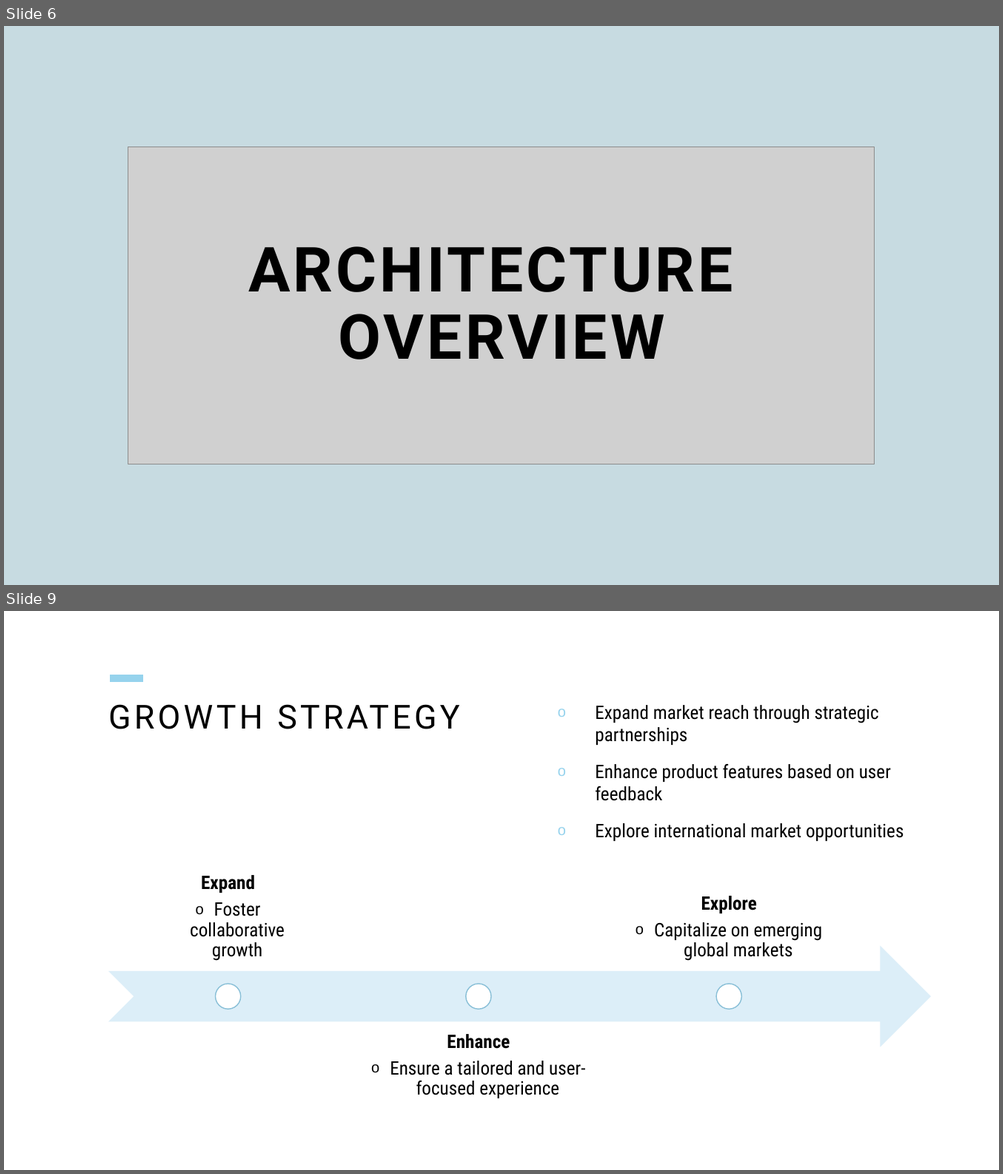
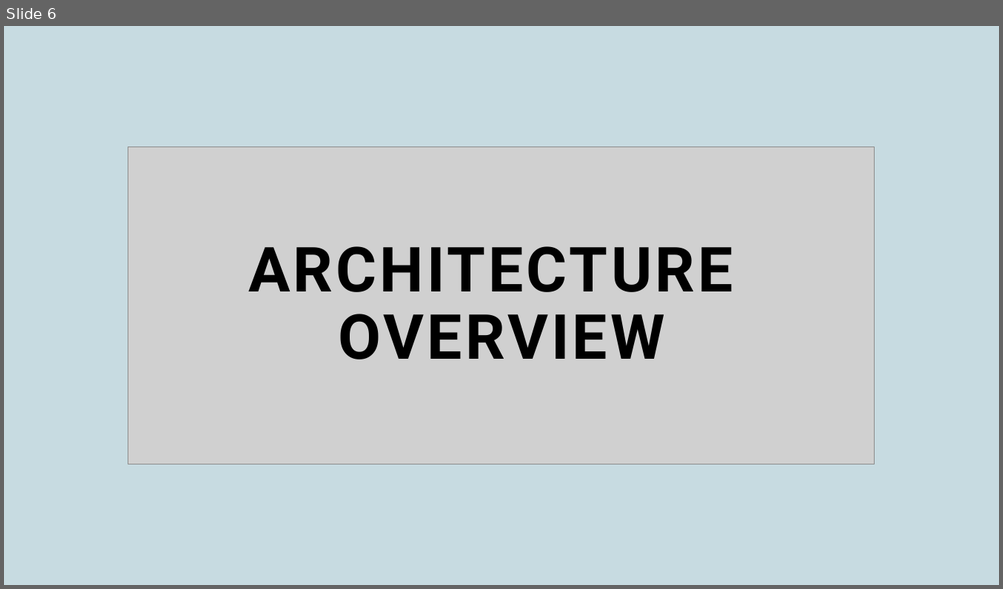
Before and after one commit to aishks14/scientific-calc-project-2, a slide deck: scientific-calculator-project-2.pptx. Shown one above the other, each under a label of ours: slides 6 and 9 before the commit, slide 6 after it; the slides between them are not shown. The pictures are 1003x1174 and 1003x589 pixels, drawn with LibreOffice and Linux fonts; fonts in the diff are those of the drawing; grey boxes stand for pictures. Boxes give left, top, right and bottom in pixels: in the first picture for what was removed or moved away, otherwise in the second. Text is boxed around its words. In the diff, an @@ line names an element or a change of style, - is before the commit and + after.

```diff
--- a/scientific-calculator-project-2.pptx
+++ b/scientific-calculator-project-2.pptx
@@ slide 9 removed at bbox=[4, 611, 999, 1170], background #FFFFFF @@
@@ line removed from (110, 678) to (144, 678) @@
@@ title removed at bbox=[277, 704, 459, 729] @@
-GROWTH STRATEGY
@@ text removed at bbox=[595, 705, 903, 841] @@
-o Expand market reach through strategic partnerships
-o Enhance product features based on user feedback
-o Explore international market opportunities
@@ group removed at bbox=[108, 875, 930, 1099]: 3 texts, 3 ellipses, 1 notched right arrow @@
-Expand
-  o Foster collaborative growth
-Enhance
-  o Ensure a tailored and user-focused experience
-Explore
-  o Capitalize on emerging global markets
```
Also in this commit, not shown: 6 slides changed, 6 slides added, 5 other slides removed.
